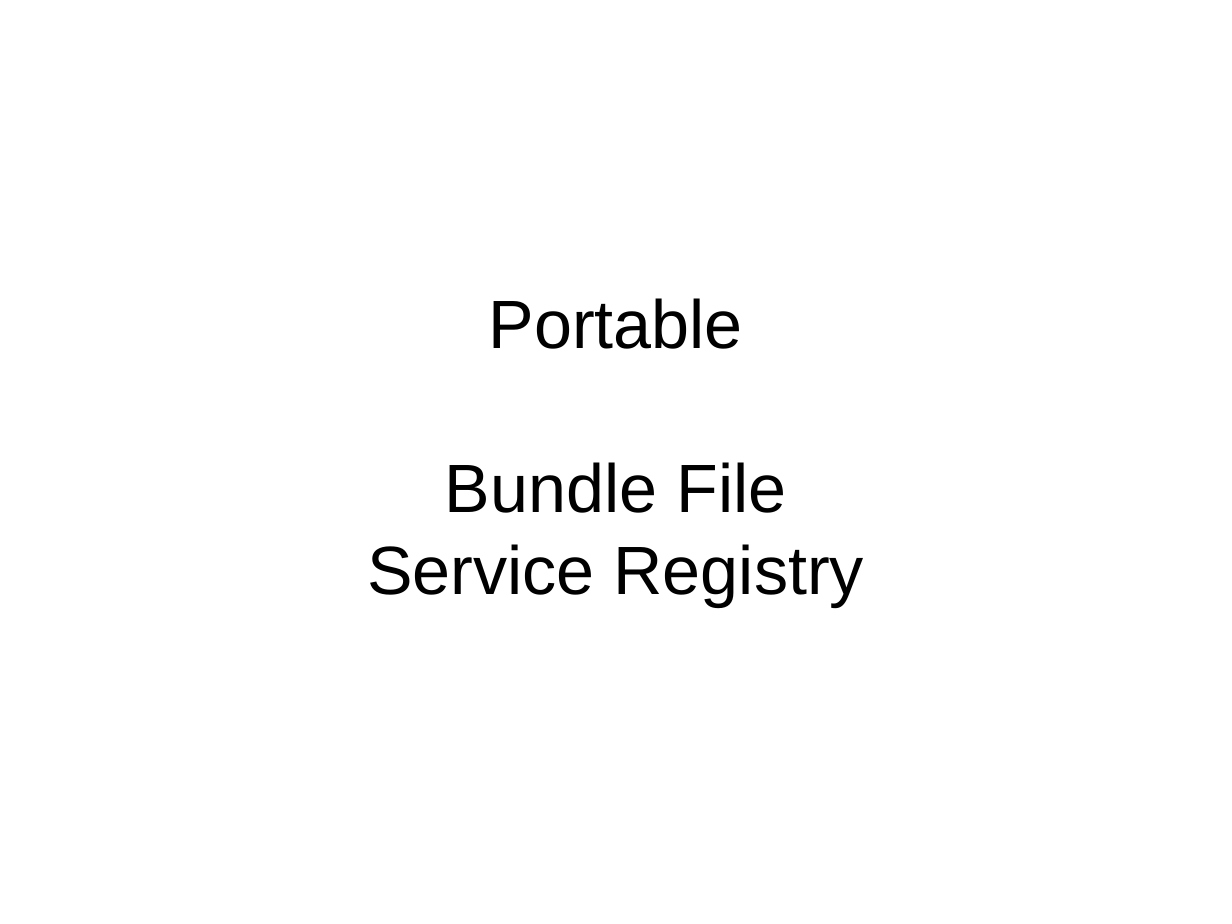
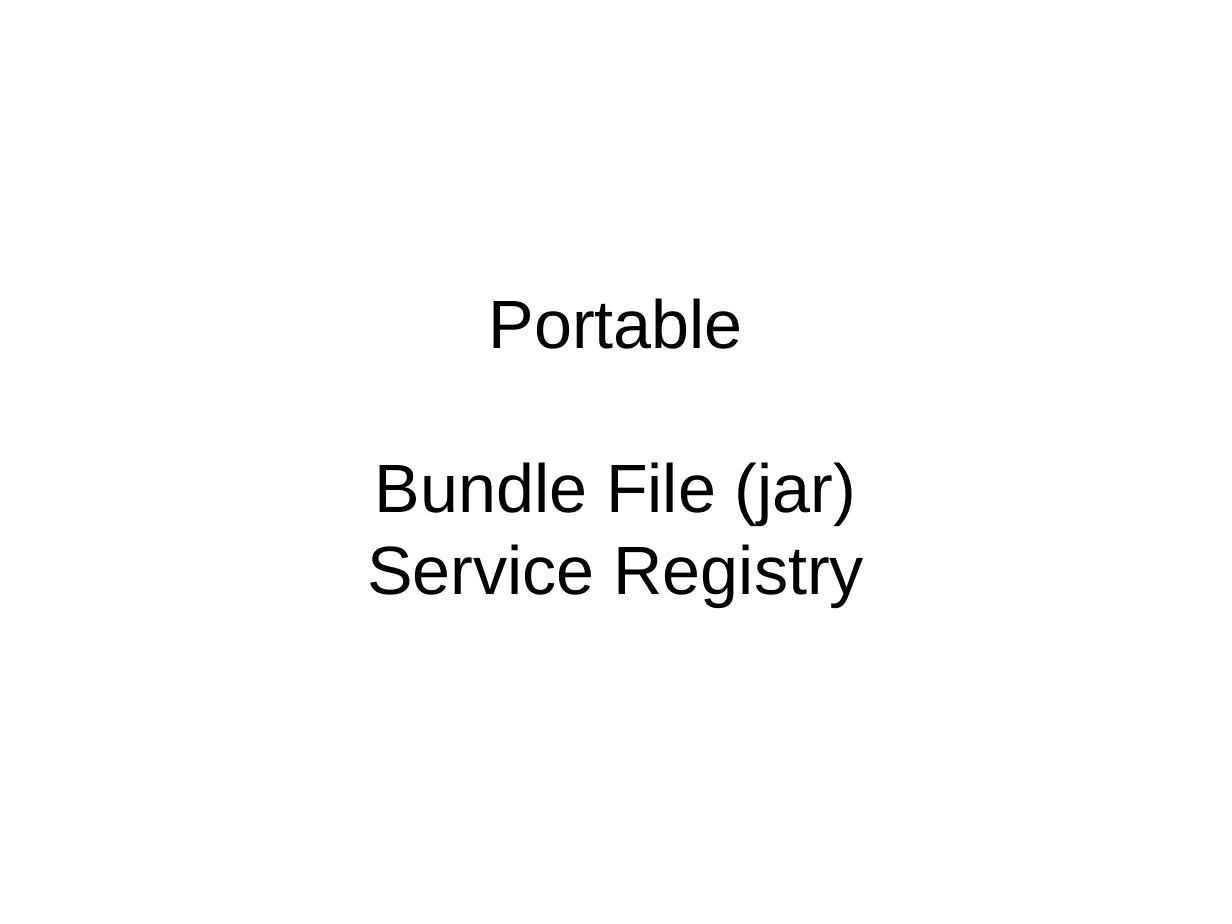
Before and after one commit to bobpaulin/whats-my-modularity, a slide deck: slide 34 of presentation/WhatsMyModularity.odp (slide 29 before the commit). Drawn at 1232x924 pixels with LibreOffice and Linux fonts; fonts in the diff are those of the drawing. Boxes give left, top, right and bottom in pixels: in the first picture for what was removed or moved away, otherwise in the second. Text is boxed around its words. In the diff, an @@ line names an element or a change of style, - is before the commit and + after.

```diff
--- a/presentation/WhatsMyModularity.odp
+++ b/presentation/WhatsMyModularity.odp
@@ title at (x1=367, y1=298, x2=864, y2=606): text changed @@
-Portable
-Bundle File
-Service Registry
+Portable
+Bundle File (jar)
+Service Registry
```
Also in this commit, not shown: 9 other slides changed, 8 slides added, 1 slide removed.
